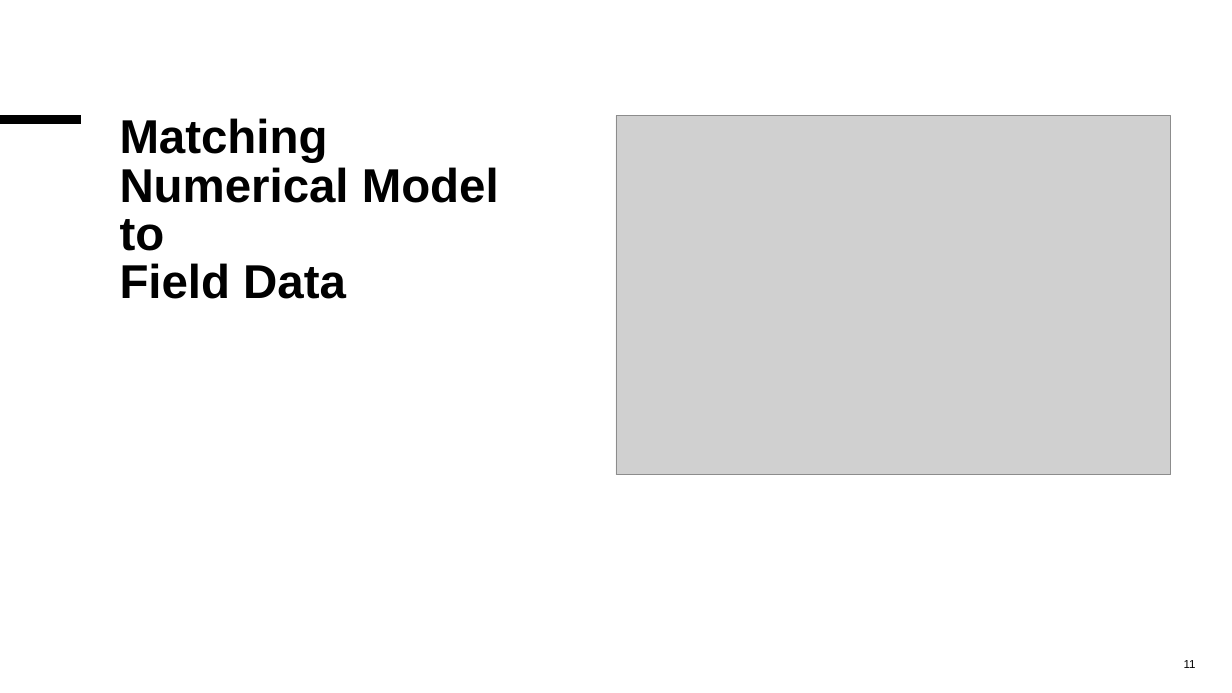
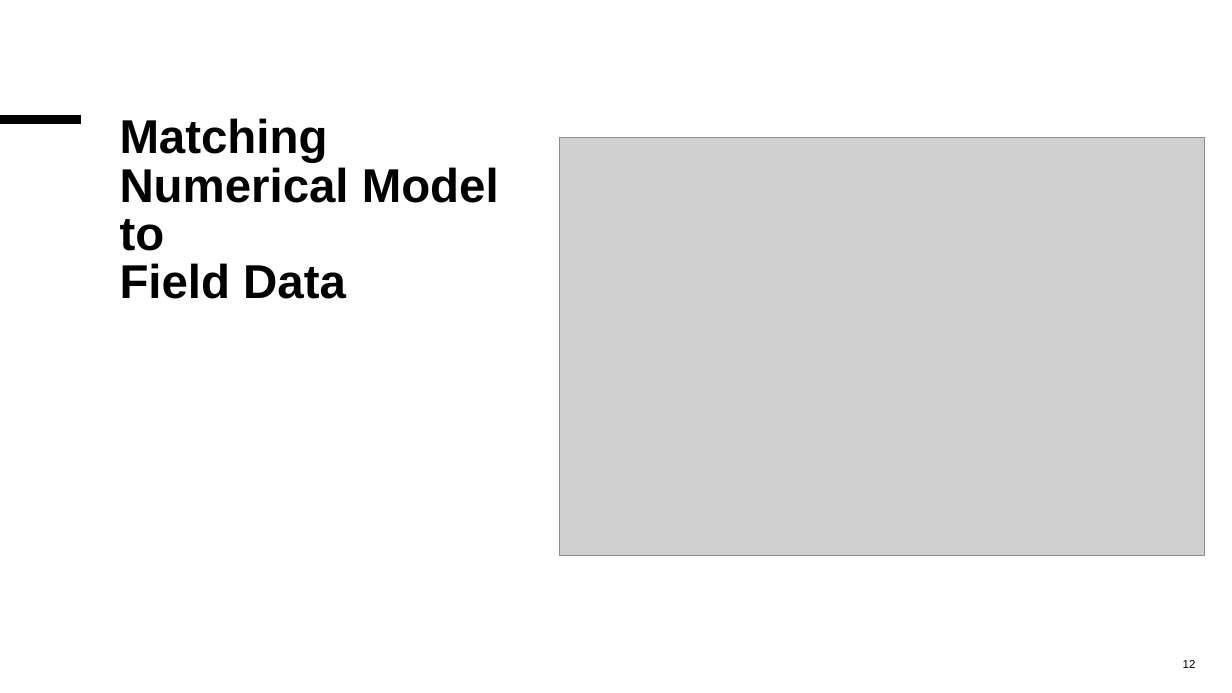
Before and after one commit to MalleBallen/Torgrim-og-Malvin-Gruppeprosjekt, a slide deck: slide 12 of project2/Project 2 Can you hear a reservoir.pptx (slide 11 before the commit). Drawn at 1232x693 pixels with LibreOffice and Linux fonts; fonts in the diff are those of the drawing; grey boxes stand for pictures. Boxes give left, top, right and bottom in pixels: in the first picture for what was removed or moved away, otherwise in the second. Text is boxed around its words. In the diff, an @@ line names an element or a change of style, - is before the commit and + after.

Commit message:
final ppt with added code slides and images

```diff
--- a/project2/Project 2 Can you hear a reservoir.pptx
+++ b/project2/Project 2 Can you hear a reservoir.pptx
@@ picture: place and size @@
-picture at bbox=[616, 116, 1172, 475]
+picture at bbox=[559, 138, 1205, 555]
@@ page number at bbox=[1183, 660, 1196, 668]: text changed @@
-11
+12
```
Also in this commit, not shown: 10 other slides changed, 1 slide added.
